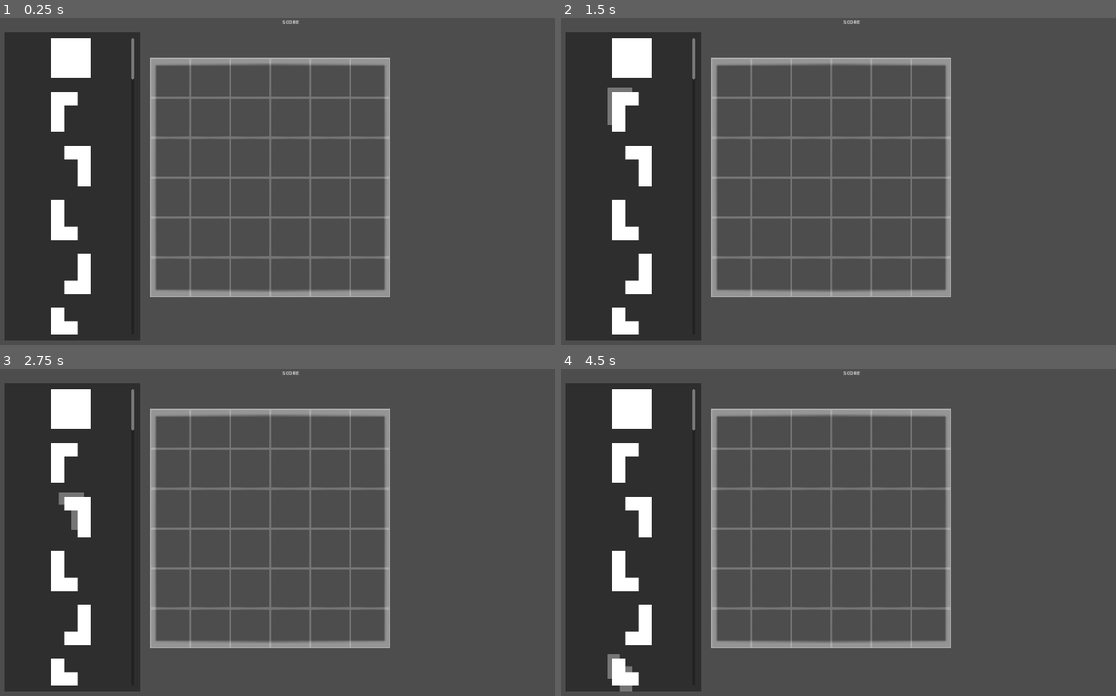
Above: before the commit, frames 1-4 (two rows, left to right).
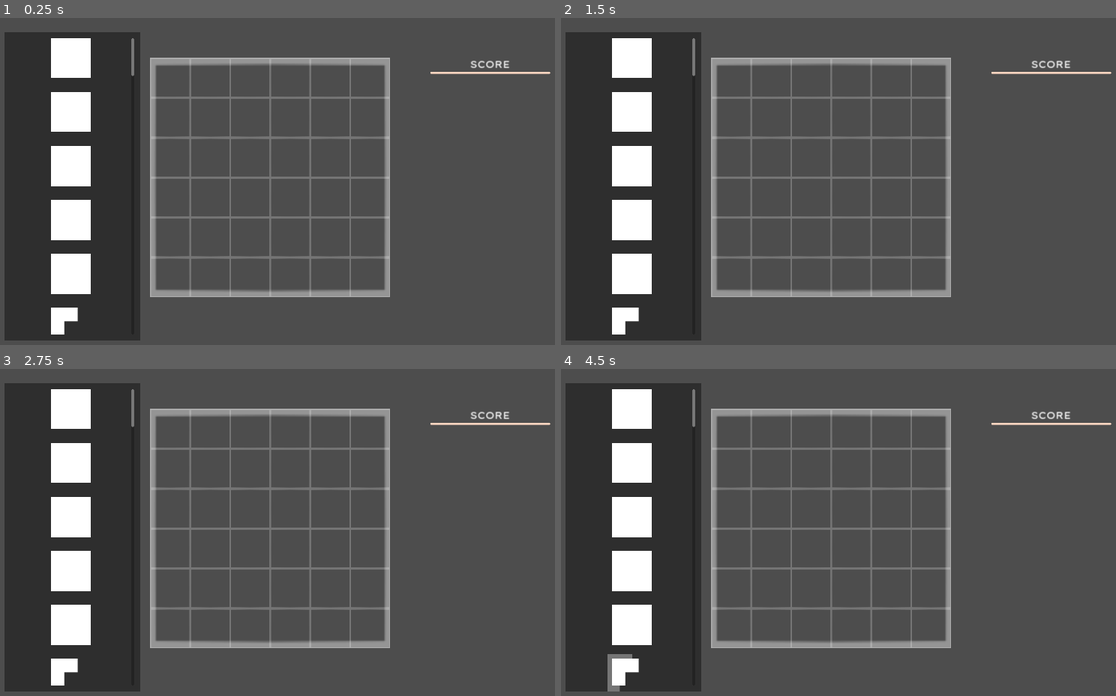
Above: after the commit, the same moments.

Repository: EakyRtk/grid-minigame-test
Game: Godot game, scene res://minigame.tscn
Two runs of this game, one before a commit and one after it. Both use one fixed random seed, a clock stepped at 60 frames per second and the inputs below. The project has no main scene, so this scene is started directly.
Inputs (mouse positions are in pixels of both pictures, inside the frame that each line leads up to):
- Up to frame 1 (0.25 s): no input
- Up to frame 2 (1.5 s): click (633, 57) at 0.52 s; click (633, 112) at 1.27 s
- Up to frame 3 (2.75 s): click (72, 516) at 2.02 s
- Up to frame 4 (4.5 s): click (633, 571) at 2.77 s; click (633, 624) at 3.52 s; click (633, 679) at 4.27 s

The runs differ from the first frame. In frame 1, 2.5% of the frame differs, in the area x 9-100%, y 0-97%; in frame 2, 2.6%, in the area x 8-100%, y 0-97%; in frame 3, 2.6%; in frame 4, 2.6%.

Commit message:
scoring system

Diff:
--- a/minigame.gd
+++ b/minigame.gd
@@ -10,22 +10,6 @@
 		v_flip = pv_flip
 		textur = ptextur
 
-enum COLORS {WHITE, CYAN, RED, GREEN}
-enum PATTERNS {SQUARE,
-PAR_TOP_LEFT, PAR_TOP_RIGHT, PAR_BOTTOM_LEFT, PAR_BOTTOM_RIGHT,
-WALK_UPLEFT, WALK_UPRIGHT, WALK_DOWNLEFT, WALK_DOWNRIGHT,
-SIT_LEFT, SIT_RIGHT, REVERSE_SIT_LEFT, REVERSE_SIT_RIGHT,
-UPLINE, HORIZONTAL_LINE,
-T_UP, T_LEFT, T_RIGHT, T_DOWN,
-BULKY_DOWN, BULKY_UP, BULKY_RIGHT, BULKY_LEFT,
-LONG_LINE_UP, LONG_LINE_HORIZONTAL,
-CLOSE_UPLEFT, CLOSE_UPRIGHT, CLOSE_BOTLEFT, CLOSE_BOTRIGHT,
-U_UP, U_LEFT, U_RIGHT, U_DOWN,
-STICK_UP, STICK_RIGHT, STICK_LEFT, STICK_DOWN,
-BOW_BOTRIGHT, BOW_BOTLEFT, BOW_UPRIGHT, BOW_UPLEFT,
-PLUS
-
-}
 #playground limits as tilemap coords.
 #top limit is the left top tile position
 #bottom limit is the right bottom tile position
@@ -40,39 +24,60 @@
 	COLORS.GREEN: Color.GREEN
 }
 
+#------------------------------------------------------
+#7 layers of the Hell of Definitions !!!
+enum COLORS {WHITE, CYAN, RED, GREEN}
+
+enum PATTERNS {
+	SQUARE,
+	PAR_TOP_LEFT, PAR_TOP_RIGHT, PAR_BOTTOM_LEFT, PAR_BOTTOM_RIGHT,
+	WALK_UPLEFT, WALK_UPRIGHT, WALK_DOWNLEFT, WALK_DOWNRIGHT,
+	SIT_LEFT, SIT_RIGHT, REVERSE_SIT_LEFT, REVERSE_SIT_RIGHT,
+	UPLINE, HORIZONTAL_LINE,
+	T_UP, T_LEFT, T_RIGHT, T_DOWN,
+	BULKY_DOWN, BULKY_UP, BULKY_RIGHT, BULKY_LEFT,
+	LONG_LINE_UP, LONG_LINE_HORIZONTAL,
+	CLOSE_UPLEFT, CLOSE_UPRIGHT, CLOSE_BOTLEFT, CLOSE_BOTRIGHT,
+	U_UP, U_LEFT, U_RIGHT, U_DOWN,
+	STICK_UP, STICK_RIGHT, STICK_LEFT, STICK_DOWN,
+	BOW_BOTRIGHT, BOW_BOTLEFT, BOW_UPRIGHT, BOW_UPLEFT,
+	PLUS
+
+}
+
 var images : Dictionary = {
-PATTERNS.SQUARE: preload("res://pattern-images/square.png"),
-
-PATTERNS.PAR_TOP_LEFT: preload("res://pattern-images/par_top_left.png"),
-
-PATTERNS.WALK_UPLEFT: preload("res://pattern-images/walk_upleft.png"),
-PATTERNS.WALK_DOWNLEFT: preload("res://pattern-images/walk_botleft.png"),
-
-PATTERNS.SIT_LEFT: preload("res://pattern-images/sit_left.png"),
-
-PATTERNS.UPLINE: preload("res://pattern-images/upline.png"),
-PATTERNS.HORIZONTAL_LINE: preload("res://pattern-images/horizontal_line.png"),
-
-PATTERNS.T_UP: preload("res://pattern-images/t_up.png"),
-PATTERNS.T_RIGHT: preload("res://pattern-images/t_right.png"),
-
-PATTERNS.BULKY_DOWN: preload("res://pattern-images/bulky_down.png"),
-PATTERNS.BULKY_RIGHT: preload("res://pattern-images/bulky_right.png"),
-
-PATTERNS.LONG_LINE_UP: preload("res://pattern-images/long_line_up.png"),
-PATTERNS.LONG_LINE_HORIZONTAL: preload("res://pattern-images/long_line_horizontal.png"),
-
-PATTERNS.CLOSE_UPLEFT: preload("res://pattern-images/close_upleft.png"),
-
-PATTERNS.U_UP: preload("res://pattern-images/u_up.png"),
-PATTERNS.U_RIGHT: preload("res://pattern-images/u_right.png"),
-
-PATTERNS.STICK_UP: preload("res://pattern-images/stick_up.png"),
-PATTERNS.STICK_RIGHT: preload("res://pattern-images/stick_right.png"),
-
-PATTERNS.BOW_BOTRIGHT: preload("res://pattern-images/bow_botright.png"),
-
-PATTERNS.PLUS: preload("res://pattern-images/plus.png")
+	PATTERNS.SQUARE: preload("res://pattern-images/square.png"),
+
+	PATTERNS.PAR_TOP_LEFT: preload("res://pattern-images/par_top_left.png"),
+
+	PATTERNS.WALK_UPLEFT: preload("res://pattern-images/walk_upleft.png"),
+	PATTERNS.WALK_DOWNLEFT: preload("res://pattern-images/walk_botleft.png"),
+
+	PATTERNS.SIT_LEFT: preload("res://pattern-images/sit_left.png"),
+
+	PATTERNS.UPLINE: preload("res://pattern-images/upline.png"),
+	PATTERNS.HORIZONTAL_LINE: preload("res://pattern-images/horizontal_line.png"),
+
+	PATTERNS.T_UP: preload("res://pattern-images/t_up.png"),
+	PATTERNS.T_RIGHT: preload("res://pattern-images/t_right.png"),
+
+	PATTERNS.BULKY_DOWN: preload("res://pattern-images/bulky_down.png"),
+	PATTERNS.BULKY_RIGHT: preload("res://pattern-images/bulky_right.png"),
+
+	PATTERNS.LONG_LINE_UP: preload("res://pattern-images/long_line_up.png"),
+	PATTERNS.LONG_LINE_HORIZONTAL: preload("res://pattern-images/long_line_horizontal.png"),
+
+	PATTERNS.CLOSE_UPLEFT: preload("res://pattern-images/close_upleft.png"),
+
+	PATTERNS.U_UP: preload("res://pattern-images/u_up.png"),
+	PATTERNS.U_RIGHT: preload("res://pattern-images/u_right.png"),
+
+	PATTERNS.STICK_UP: preload("res://pattern-images/stick_up.png"),
+	PATTERNS.STICK_RIGHT: preload("res://pattern-images/stick_right.png"),
+
+	PATTERNS.BOW_BOTRIGHT: preload("res://pattern-images/bow_botright.png"),
+
+	PATTERNS.PLUS: preload("res://pattern-images/plus.png")
 
 
 }
@@ -98,9 +103,9 @@
 	PATTERNS.HORIZONTAL_LINE: PatternTexture.new(images[PATTERNS.HORIZONTAL_LINE]),
 
 	PATTERNS.T_UP: PatternTexture.new(images[PATTERNS.T_UP]),
-	PATTERNS.T_LEFT: PatternTexture.new(images[PATTERNS.T_UP], false, true),
-	PATTERNS.T_RIGHT: PatternTexture.new(images[PATTERNS.T_RIGHT]),
-	PATTERNS.T_DOWN: PatternTexture.new(images[PATTERNS.T_RIGHT], true),
+	PATTERNS.T_LEFT: PatternTexture.new(images[PATTERNS.T_RIGHT]),
+	PATTERNS.T_RIGHT: PatternTexture.new(images[PATTERNS.T_RIGHT], true),
+	PATTERNS.T_DOWN: PatternTexture.new(images[PATTERNS.T_UP], false, true),
 
 	PATTERNS.BULKY_DOWN: PatternTexture.new(images[PATTERNS.BULKY_DOWN]),
 	PATTERNS.BULKY_UP: PatternTexture.new(images[PATTERNS.BULKY_DOWN], true, true),
@@ -116,8 +121,8 @@
 	PATTERNS.CLOSE_BOTRIGHT: PatternTexture.new(images[PATTERNS.CLOSE_UPLEFT], true, true),
 
 	PATTERNS.U_UP: PatternTexture.new(images[PATTERNS.U_UP]),
-	PATTERNS.U_LEFT: PatternTexture.new(images[PATTERNS.U_RIGHT]),
-	PATTERNS.U_RIGHT: PatternTexture.new(images[PATTERNS.U_RIGHT], true),
+	PATTERNS.U_LEFT: PatternTexture.new(images[PATTERNS.U_RIGHT], true),
+	PATTERNS.U_RIGHT: PatternTexture.new(images[PATTERNS.U_RIGHT]),
 	PATTERNS.U_DOWN: PatternTexture.new(images[PATTERNS.U_UP], false, true),
 
 	PATTERNS.STICK_UP: PatternTexture.new(images[PATTERNS.STICK_UP]),
@@ -133,6 +138,8 @@
 	PATTERNS.PLUS: PatternTexture.new(images[PATTERNS.PLUS])
 
 }
+#-------------------------------------------------------
+
 
 ##What pattern is currently selected
 var holding_pattern
@@ -147,6 +154,27 @@
 @onready var pattern_visual : TileMapLayer = %TileMapVisual
 var previous_mouse_pos : Vector2i
 #----
+
+#-----------------*--------------------*-----------------------*
+#   SCORING              STUFF               O YEAH
+
+@onready var score_box : VBoxContainer = %ScoresBox
+@onready var score_label : Label = %TotalScoreLabel
+
+var total_score : int = 0
+
+@export_category("Scores")
+##Score you'll get from each tile of the pattern
+@export var score_block_place : int = 10
+##Score that you'll get from a row or a column clear
+@export var score_line_clear : int = 100
+##Score for getting a row and column clear at the same time
+@export var score_row_and_column : int = 200
+##Score multiplier for clearing multiple rows OR columns at the same time
+@export var score_m_row_or_column : int = 300
+##Score multiplier for clearing multiple rows AND columns at the same time
+@export var score_m_row_and_column : int = 600
+#-----------------*--------------------*-----------------------*
 
 #NOTE: Repo has some little explanations on the pattern and coloring matter
 
@@ -172,6 +200,7 @@
 	target_tilelayer.set_pattern(pos, new_pattern)
 	holding_sprite.hide()
 	if target_tilelayer == pattern_visual: return
+	add_score("+%s", new_pattern.get_used_cells().size() * score_block_place)
 	current_holding_button.queue_free()
 	current_holding_button = null
 	holding_sprite.texture = null
@@ -238,7 +267,8 @@
 
 	var anim_time : float = 0.2
 
-	var clear_row_and_columns : Callable = func(start_limit: int, finish_limit: int, clear_arr: Array[int], is_row : bool = true):
+	var clear_row_and_columns : Callable = func(start_limit: int, finish_limit: int, clear_arr: Array[int], is_row : bool = true)->int:
+		var clear_amount : int = 0
 		for anchor_pos : int in range(start_limit, finish_limit):
 			if clear_arr == []: break
 			var will_await : bool = true
@@ -246,15 +276,21 @@
 				var pos : Vector2i
 				if is_row: pos = Vector2i(anchor_pos, walk_pos)
 				else: pos = Vector2i(walk_pos, anchor_pos)
-				if bonus_tiles.has(pos): will_await = false; continue
+				if bonus_tiles.has(pos): will_await = false; clear_amount += 1; continue
 				will_await = true
 				var color_val : Color = PUFF_COLORS[tilemap.get_cell_alternative_tile(pos)]
 				tilemap.set_cell(pos)
 				clear_animation.call(pos, color_val, anim_time)
+				clear_amount += 1
 			if will_await: await get_tree().create_timer(anim_time).timeout
-
-	clear_row_and_columns.call(GRID_TOP_LIMIT.x, GRID_BOTTOM_LIMIT.x + 1, rows)
-	clear_row_and_columns.call(GRID_TOP_LIMIT.y, GRID_BOTTOM_LIMIT.y + 1, columns, false)
+		return clear_amount
+
+	var score_row_amount : int = 0
+	var score_column_amount : int = 0
+	score_row_amount +=	await clear_row_and_columns.call(GRID_TOP_LIMIT.x, GRID_BOTTOM_LIMIT.x + 1, rows)
+	score_column_amount += await clear_row_and_columns.call(GRID_TOP_LIMIT.y, GRID_BOTTOM_LIMIT.y + 1, columns, false)
+	print("row amount: %s" %score_row_amount)
+	print("column amount:%s" % score_column_amount)
 	#same as above but we wanted to clear the overlapping tiles separately
 	await get_tree().create_timer(anim_time * 3).timeout
 	for tile_pos : Vector2i in bonus_tiles:
@@ -263,7 +299,21 @@
 		await clear_animation.call(tile_pos, color_val, 0.05)
 
 	currently_clearing = false
-	print(add_bonus)
+	print("bonus :%s" % add_bonus)
+	match add_bonus:
+		0:
+			score_row_amount /= (GRID_BOTTOM_LIMIT.x - GRID_TOP_LIMIT.x + 1)
+			score_column_amount /= (GRID_BOTTOM_LIMIT.y - GRID_TOP_LIMIT.y + 1)
+			print("2-row amount: %s" %score_row_amount)
+			print("2-column amount:%s" % score_column_amount)
+			if score_row_amount > 1: add_score("+%s Rows Clear!", score_row_amount * score_m_row_or_column)
+			elif score_column_amount > 1: add_score("+%s Columns Clear!", score_column_amount  * score_m_row_or_column)
+			elif score_column_amount == 0 and score_row_amount == 0: pass
+			else: add_score("+%s Line Clear", score_line_clear)
+		1:
+			add_score("+%s COMBO!!", score_row_and_column)
+		_:
+			add_score("+%s MULTI COMBO!", add_bonus * score_m_row_and_column)
 
 #checks if the given corrds in between the playground we decided
 func test_limits(pos_check: Vector2i)->bool:
@@ -273,7 +323,7 @@
 
 #sets a tile to the mouse position
 func set_tile_on_mouse_pos()->void:
-	print(tilemap.local_to_map(get_global_mouse_position()))
+	#print(tilemap.local_to_map(get_global_mouse_position()))
 	var mouse_pos = get_global_mouse_position()
 	var grid_mouse_pos = tilemap.local_to_map(mouse_pos)
 	if test_limits(grid_mouse_pos): return
@@ -284,7 +334,7 @@
 func set_pattern_on_mouse_pos()->void:
 	var mouse_pos = get_global_mouse_position()
 	var grid_mouse_pos = tilemap.local_to_map(mouse_pos)
-	print(tilemap.get_cell_source_id(grid_mouse_pos))
+	#print(tilemap.get_cell_source_id(grid_mouse_pos))
 	if test_limits(grid_mouse_pos) or holding_pattern == null: return
 	var rand_color: COLORS = randi_range(0, COLORS.size() - 1) as COLORS
 	#var rand_pattern: PATTERNS = randi_range(0, PATTERNS.size() - 1) as PATTERNS
@@ -297,7 +347,7 @@
 	if grid_mouse_pos == previous_mouse_pos: return
 	pattern_visual.clear()
 	previous_mouse_pos = grid_mouse_pos
-	print(pattern_visual.get_cell_source_id(grid_mouse_pos))
+	#print(pattern_visual.get_cell_source_id(grid_mouse_pos))
 	if test_limits(grid_mouse_pos): return
 	if holding_pattern == null: return
 	else: holding_sprite.show()
@@ -310,12 +360,22 @@
 #endregion
 #-----------------------------------------------------------------------------------
 
+func add_score(score_text : String, n_score: int)->void:
+	var _n_label := Label.new()
+	_n_label.text = score_text % n_score
+	var _lmbd : Callable = func(tmp_lbl): await get_tree().create_timer(2.5).timeout; tmp_lbl.queue_free()
+	_n_label.horizontal_alignment = HORIZONTAL_ALIGNMENT_CENTER
+	_n_label.tree_entered.connect(_lmbd.bind(_n_label))
+	score_box.add_child(_n_label)
+	total_score += n_score
+	score_label.text = "SCORE:\n%s" % total_score
 
 #-----------------------------------------------------------------------------------
 #region ElementInteractions
 func place_pattern_button()->void:
 #	var test_patterns : Array[PATTERNS] = [PATTERNS.TINY_T, PATTERNS.TINY_T, PATTERNS.SQUARE]
 	var test_patterns: Array[PATTERNS]
+	test_patterns.append_array([PATTERNS.SQUARE, PATTERNS.SQUARE, PATTERNS.SQUARE, PATTERNS.SQUARE])
 	for i : int in PATTERNS.size():
 		test_patterns.append(i)
 
--- a/minigame.tscn
+++ b/minigame.tscn
@@ -1,8 +1,25 @@
-[gd_scene load_steps=50 format=4 uid="uid://wc6skn6g1lqm"]
+[gd_scene load_steps=53 format=4 uid="uid://wc6skn6g1lqm"]
 
 [ext_resource type="Script" path="res://minigame.gd" id="1_d82vu"]
+[ext_resource type="FontFile" uid="uid://devloqx8jj3u0" path="res://LexendExa-VariableFont_wght.ttf" id="2_6orl4"]
 [ext_resource type="Texture2D" uid="uid://cowfe667fd6pc" path="res://tile.jpg" id="3_k0d4o"]
 [ext_resource type="Texture2D" uid="uid://dekqd3uyjn7tx" path="res://border.png" id="3_llhqx"]
+
+[sub_resource type="StyleBoxFlat" id="StyleBoxFlat_tkmoo"]
+border_width_left = 3
+border_width_top = 3
+border_width_right = 3
+border_width_bottom = 3
+border_color = Color(1, 0.846885, 0.760736, 1)
+corner_radius_top_left = 2
+corner_radius_top_right = 2
+corner_radius_bottom_right = 2
+corner_radius_bottom_left = 2
+
+[sub_resource type="Theme" id="Theme_60ac5"]
+default_font = ExtResource("2_6orl4")
+default_font_size = 32
+HSeparator/styles/separator = SubResource("StyleBoxFlat_tkmoo")
 
 [sub_resource type="TileSetAtlasSource" id="TileSetAtlasSource_2yj0p"]
 texture = ExtResource("3_llhqx")
@@ -211,6 +228,7 @@
 grow_horizontal = 2
 grow_vertical = 2
 mouse_filter = 2
+theme = SubResource("Theme_60ac5")
 metadata/_edit_group_ = true
 metadata/_edit_lock_ = true
 
@@ -251,17 +269,29 @@
 size_flags_vertical = 3
 theme_override_constants/separation = 45
 
-[node name="Label" type="Label" parent="CanvasLayer/Control"]
+[node name="ScoringsContainer" type="VBoxContainer" parent="CanvasLayer/Control"]
 layout_mode = 1
-anchors_preset = 5
-anchor_left = 0.5
-anchor_right = 0.5
-offset_left = -20.0
-offset_right = 20.0
-offset_bottom = 23.0
-grow_horizontal = 2
+anchors_preset = 1
+anchor_left = 1.0
+anchor_right = 1.0
+offset_left = -512.0
+offset_top = 128.0
+offset_right = -128.0
+offset_bottom = 256.0
+grow_horizontal = 0
+
+[node name="TotalScoreLabel" type="Label" parent="CanvasLayer/Control/ScoringsContainer"]
+unique_name_in_owner = true
+layout_mode = 2
 text = "SCORE"
 horizontal_alignment = 1
+
+[node name="HSeparator" type="HSeparator" parent="CanvasLayer/Control/ScoringsContainer"]
+layout_mode = 2
+
+[node name="ScoresBox" type="VBoxContainer" parent="CanvasLayer/Control/ScoringsContainer"]
+unique_name_in_owner = true
+layout_mode = 2
 
 [node name="TileMapLayerBackground" type="TileMapLayer" parent="."]
 self_modulate = Color(1, 1, 1, 0.478431)
Binary file added: LexendExa-VariableFont_wght.ttf
Not shown, added: LexendExa-VariableFont_wght.ttf.import
